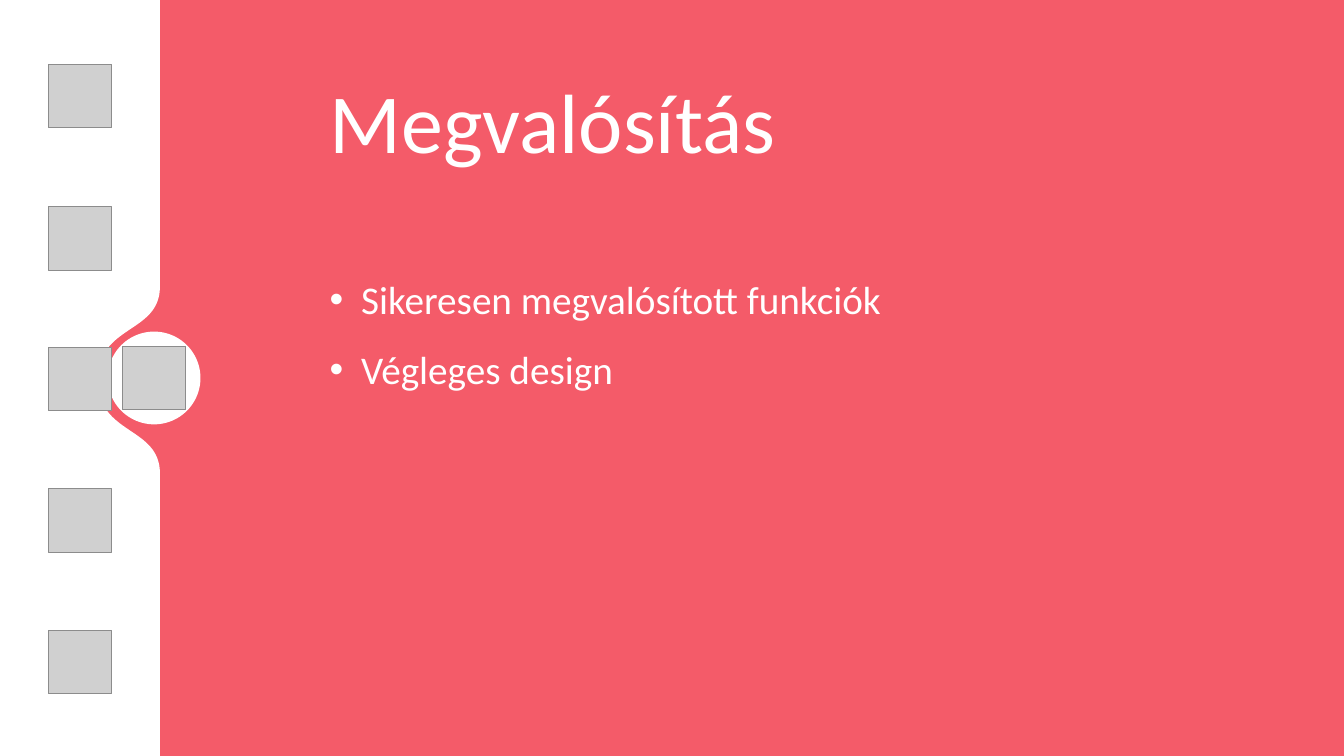
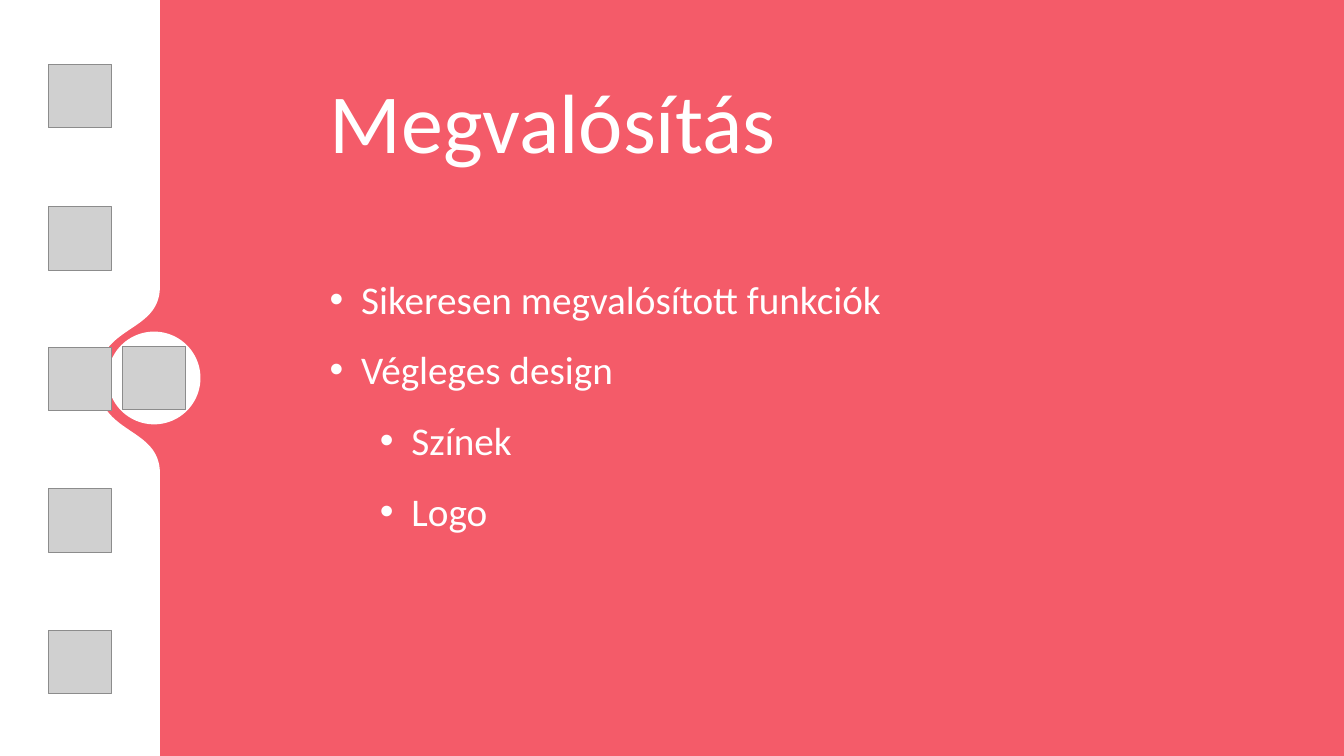
Before and after one commit to egri-richard/TurboNote, a slide deck: slide 15 of TNote_presentation.pptx. Drawn at 1344x756 pixels with LibreOffice and Linux fonts; fonts in the diff are those of the drawing; grey boxes stand for pictures; background and template pictures are left out. Boxes give left, top, right and bottom in pixels: in the first picture for what was removed or moved away, otherwise in the second. Text is boxed around its words. In the diff, an @@ line names an element or a change of style, - is before the commit and + after.

```diff
--- a/TNote_presentation.pptx
+++ b/TNote_presentation.pptx
@@ text at [411,428,511,533]: paragraphs added @@
+  • Színek
+  • Logo
```
Also in this commit, not shown: 1 other slide changed.
